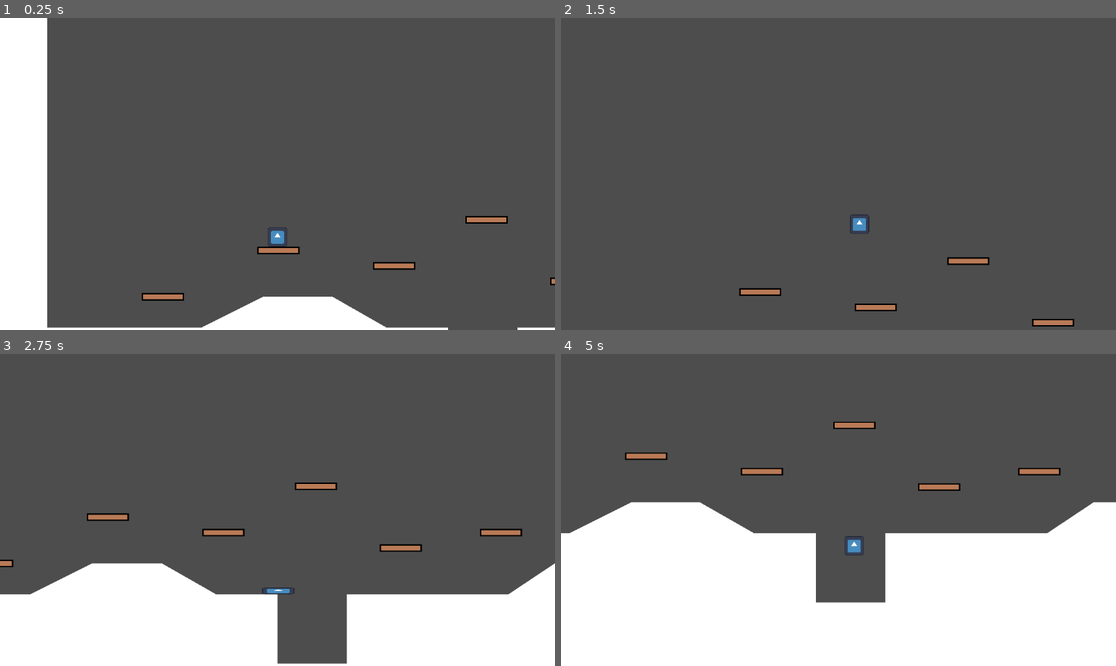
Above: before the commit, frames 1-4 (two rows, left to right).
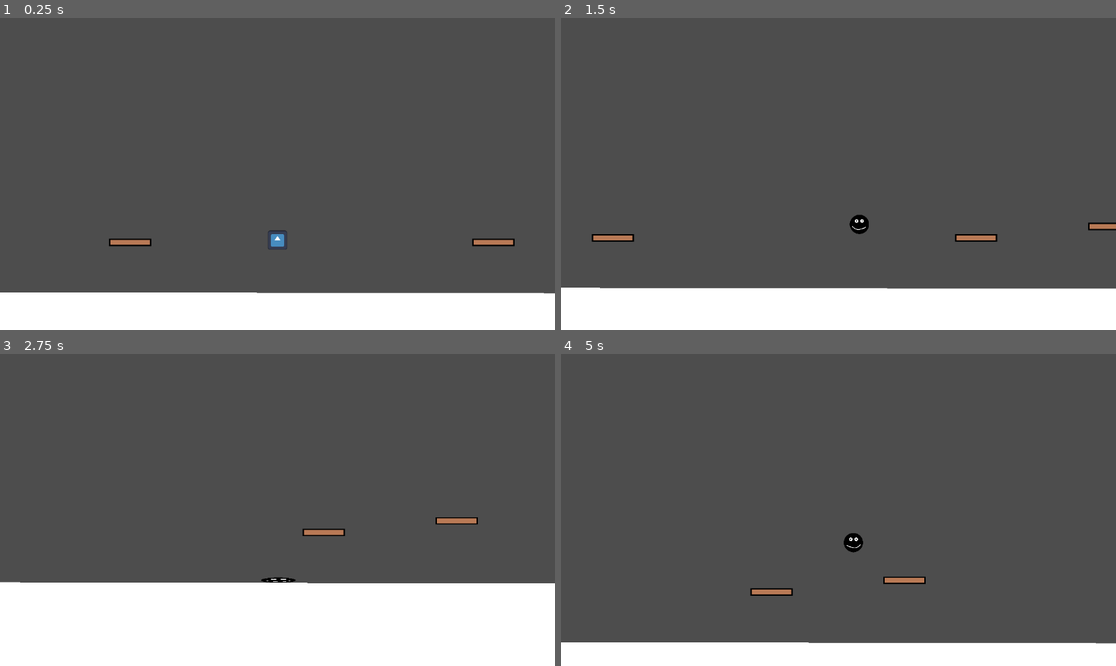
Above: after the commit, the same moments.

Repository: FreyjaShelton/RollWithIt
Game: Godot game, scene res://world.tscn
Two runs of this game, one before a commit and one after it. Both use one fixed random seed, a clock stepped at 60 frames per second and the inputs below. The engine's default icon, where the game draws it, is replaced by a stand-in: a white triangle on a blue panel in a dark square.
Inputs:
- Up to frame 1 (0.25 s): no input
- Up to frame 2 (1.5 s): hold D (move_right) from 0.53 s (still down); tap Shift (roll, bound only after the commit) at 0.6 s; tap Space (jump) at 0.77, 0.8, 1.07, 1.35 s
- Up to frame 3 (2.75 s): tap Space (jump) at 1.52, 1.82, 2.3 s; tap Shift (roll, bound only after the commit) at 1.55 s; release D (move_right) at 2.03 s; hold A (move_left) from 2.03 s (still down); tap Ctrl (ground_pound) at 2.1 s
- Up to frame 4 (5 s): release A (move_left) at 2.78 s; hold D (move_right) 2.78-4.28 s; tap Shift (roll, bound only after the commit) at 2.85, 3.6, 4.55 s; tap Space (jump) at 3.02, 3.32, 3.77, 3.8, 4.07, 4.35, 4.52, 4.82 s; hold A (move_left) from 4.28 s (still down)

The runs differ from the first frame. In frame 1, 17% of the frame differs, in the area x 0-100%, y 0-100%; in frame 2, 14%; in frame 3, 8.0%; in frame 4, 37%, in the area x 0-100%, y 21-93%.

Commit message:
roll state created
changes player sprite and also movement speed values

Diff:
--- a/player/movementData/playerMovementData.gd
+++ b/player/movementData/playerMovementData.gd
@@ -4,6 +4,9 @@
 @export var speed = 120.0
 @export var acceleration = 800.0
 @export var friction = 1000.0
+@export var roll_speed = 300.0
+@export var roll_acceleration = 500.0
+@export var roll_friction = 50.0
 @export var air_resistance = 150.0
 @export var air_acceleration = 400.0
 @export var jump_velocity = -350.0
--- a/player/player.gd
+++ b/player/player.gd
@@ -5,6 +5,7 @@
 @onready var animations = $AnimationPlayer
 @onready var coyote_jump_timer = $Timers/CoyoteJumpTimer
 @onready var jump_buffer_timer = $Timers/JumpBuffer
+@onready var roll_idle_timer = $Timers/RollIdle
 @onready var sprite = $Sprite
 
 @export var movement_data: PlayerMovementData
--- a/player/player.tscn
+++ b/player/player.tscn
@@ -9,6 +9,7 @@
 [ext_resource type="Script" path="res://player/stateMachine/Air.gd" id="6_uukb8"]
 [ext_resource type="Script" path="res://player/stateMachine/GroundPound.gd" id="8_f0ll7"]
 [ext_resource type="Script" path="res://player/stateMachine/WallSlide.gd" id="9_ymp57"]
+[ext_resource type="Script" path="res://player/stateMachine/Roll.gd" id="10_0idnq"]
 
 [sub_resource type="RectangleShape2D" id="RectangleShape2D_tcaqm"]
 
@@ -167,19 +168,25 @@
 wait_time = 0.2
 one_shot = true
 
+[node name="RollIdle" type="Timer" parent="Timers"]
+wait_time = 15.0
+one_shot = true
+
 [node name="StateMachine" type="Node" parent="." node_paths=PackedStringArray("starting_state")]
 script = ExtResource("4_nywrc")
 starting_state = NodePath("Idle")
 
-[node name="Idle" type="Node" parent="StateMachine" node_paths=PackedStringArray("air_state", "run_state")]
+[node name="Idle" type="Node" parent="StateMachine" node_paths=PackedStringArray("air_state", "run_state", "roll_state")]
 script = ExtResource("4_syt1c")
 air_state = NodePath("../Air")
 run_state = NodePath("../Run")
-
-[node name="Run" type="Node" parent="StateMachine" node_paths=PackedStringArray("idle_state", "air_state")]
+roll_state = NodePath("../Roll")
+
+[node name="Run" type="Node" parent="StateMachine" node_paths=PackedStringArray("idle_state", "air_state", "roll_state")]
 script = ExtResource("5_2xcmb")
 idle_state = NodePath("../Idle")
 air_state = NodePath("../Air")
+roll_state = NodePath("../Roll")
 
 [node name="Air" type="Node" parent="StateMachine" node_paths=PackedStringArray("idle_state", "run_state", "ground_pound_state", "wall_slide_state")]
 script = ExtResource("6_uukb8")
@@ -201,6 +208,12 @@
 air_state = NodePath("../Air")
 ground_pound_state = NodePath("../GroundPound")
 
+[node name="Roll" type="Node" parent="StateMachine" node_paths=PackedStringArray("idle_state", "run_state", "air_state")]
+script = ExtResource("10_0idnq")
+idle_state = NodePath("../Idle")
+run_state = NodePath("../Run")
+air_state = NodePath("../Air")
+
 [node name="LeftInner" type="RayCast2D" parent="."]
 position = Vector2(5, 0)
 target_position = Vector2(0, -20)
--- a/player/stateMachine/Idle.gd
+++ b/player/stateMachine/Idle.gd
@@ -2,6 +2,7 @@
 
 @export var air_state: State
 @export var run_state: State
+@export var roll_state: State
 
 func enter() -> void:
 	super()
@@ -26,4 +27,8 @@
 		player.coyote_jump_timer.start()
 		return air_state
 
+	if Input.is_action_just_pressed("roll"):
+		print("go to roll from idle")
+		return roll_state
+
 	return null
--- /dev/null
+++ b/player/stateMachine/Roll.gd
@@ -0,0 +1,47 @@
+extends State
+
+@export var idle_state: State
+@export var run_state: State
+@export var air_state: State
+
+func enter() -> void:
+	super()
+	var new_texture = preload("res://roll.png")
+	player.sprite.texture = new_texture
+
+func process_physics(delta: float) -> State:
+	if player.input_axis != 0:
+		player.velocity.x = move_toward(player.velocity.x, player.input_axis * player.movement_data.roll_speed, player.movement_data.roll_acceleration * delta)
+
+	if player.input_axis == 0:
+		player.velocity.x = move_toward(player.velocity.x, 0, player.movement_data.roll_friction * delta)
+
+	player.move_and_slide()
+
+	return handle_state()
+
+func handle_state():
+
+	# Timer to handle the player returning to idle state after a set amount of time
+	# need to start timer if player isnt moving and on the ground
+	# then when the timer ends, return to the idle state
+	#if player.is_on_floor() and player.input_axis == 0 and player.roll_idle_timer.is_stopped():
+	#	player.roll_idle_timer.start()
+
+	if Input.is_action_just_pressed("roll"):
+		if player.input_axis == 0:
+			print("return to idle")
+			return idle_state
+		else:
+			print("return to run")
+			return run_state
+
+	if Input.is_action_just_pressed("jump"):
+		player.jump_buffer_timer.start()
+		return air_state
+
+	if !player.is_on_floor():
+		player.coyote_jump_timer.start()
+		return air_state
+
+	return null
--- a/player/stateMachine/Run.gd
+++ b/player/stateMachine/Run.gd
@@ -2,6 +2,7 @@
 
 @export var idle_state: State
 @export var air_state: State
+@export var roll_state: State
 
 func enter() -> void:
 	super()
@@ -26,4 +27,8 @@
 		player.coyote_jump_timer.start()
 		return air_state
 
+	if Input.is_action_just_pressed("roll"):
+		print("go to roll from run")
+		return roll_state
+
 	return null
--- a/project.godot
+++ b/project.godot
@@ -55,3 +55,9 @@
 , Object(InputEventJoypadMotion,"resource_local_to_scene":false,"resource_name":"","device":-1,"axis":0,"axis_value":1.0,"script":null)
 ]
 }
+roll={
+"deadzone": 0.5,
+"events": [Object(InputEventKey,"resource_local_to_scene":false,"resource_name":"","device":-1,"window_id":0,"alt_pressed":false,"shift_pressed":false,"ctrl_pressed":false,"meta_pressed":false,"pressed":false,"keycode":0,"physical_keycode":4194325,"key_label":0,"unicode":0,"location":0,"echo":false,"script":null)
+, Object(InputEventJoypadButton,"resource_local_to_scene":false,"resource_name":"","device":-1,"button_index":2,"pressure":0.0,"pressed":true,"script":null)
+]
+}
--- a/world.tscn
+++ b/world.tscn
@@ -8,7 +8,7 @@
 script = ExtResource("1_li4qx")
 
 [node name="Player" parent="." instance=ExtResource("1_ip6i1")]
-position = Vector2(303, 393)
+position = Vector2(1769, 366)
 
 [node name="Ground" type="Node" parent="."]
 
@@ -38,9 +38,24 @@
 [node name="StaticBody2D8" parent="Ground/platforms" instance=ExtResource("2_0d7kp")]
 position = Vector2(944, 416)
 
+[node name="StaticBody2D9" parent="Ground/platforms" instance=ExtResource("2_0d7kp")]
+position = Vector2(1616, 397)
+
+[node name="StaticBody2D10" parent="Ground/platforms" instance=ExtResource("2_0d7kp")]
+position = Vector2(2131, 385)
+
+[node name="StaticBody2D11" parent="Ground/platforms" instance=ExtResource("2_0d7kp")]
+position = Vector2(1410, 395)
+
+[node name="StaticBody2D12" parent="Ground/platforms" instance=ExtResource("2_0d7kp")]
+position = Vector2(1993, 397)
+
+[node name="StaticBody2D13" parent="Ground/platforms" instance=ExtResource("2_0d7kp")]
+position = Vector2(2374, 385)
+
 [node name="StaticBody2D" type="StaticBody2D" parent="Ground"]
 
 [node name="CollisionPolygon2D" type="CollisionPolygon2D" parent="Ground/StaticBody2D"]
-polygon = PackedVector2Array(-64, 0, 64, 0, 64, 512, 224, 512, 288, 480, 360, 480, 416, 512, 480, 512, 480, 584, 552, 584, 552, 512, 632, 512, 720, 512, 768, 480, 856, 480, 896, 504, 968, 512, 1088, 448, 1088, 0, 1216, 0, 1216, 720, -64, 712)
+polygon = PackedVector2Array(-64, 0, 64, 0, 64, 512, 224, 512, 288, 480, 360, 480, 416, 512, 480, 512, 480, 584, 552, 584, 552, 512, 632, 512, 720, 512, 768, 480, 856, 480, 896, 504, 968, 512, 1088, 448, 18351, 477, 18383, 722, 1216, 720, -64, 712)
 
 [node name="Polygon2D" type="Polygon2D" parent="Ground/StaticBody2D/CollisionPolygon2D"]
Not shown: 1 places in player/player.tscn that only renumber resources
Binary file added: roll.png
Not shown, added: roll.png.import
